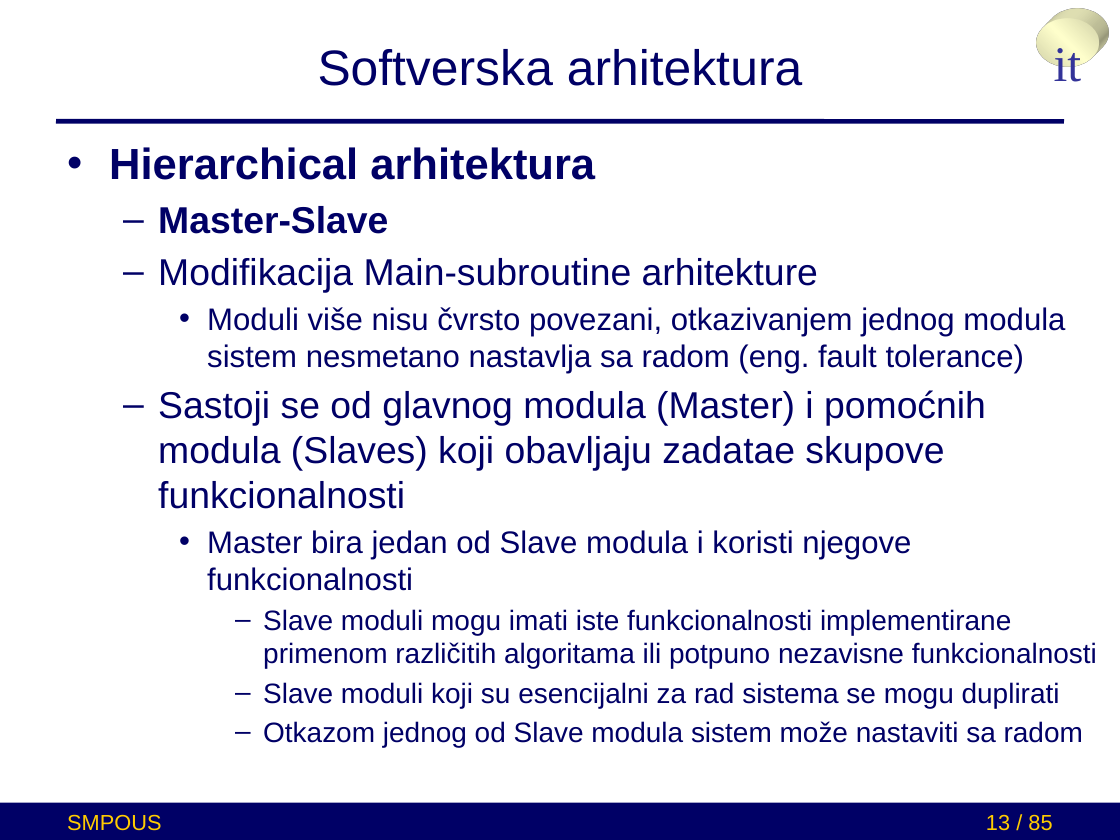
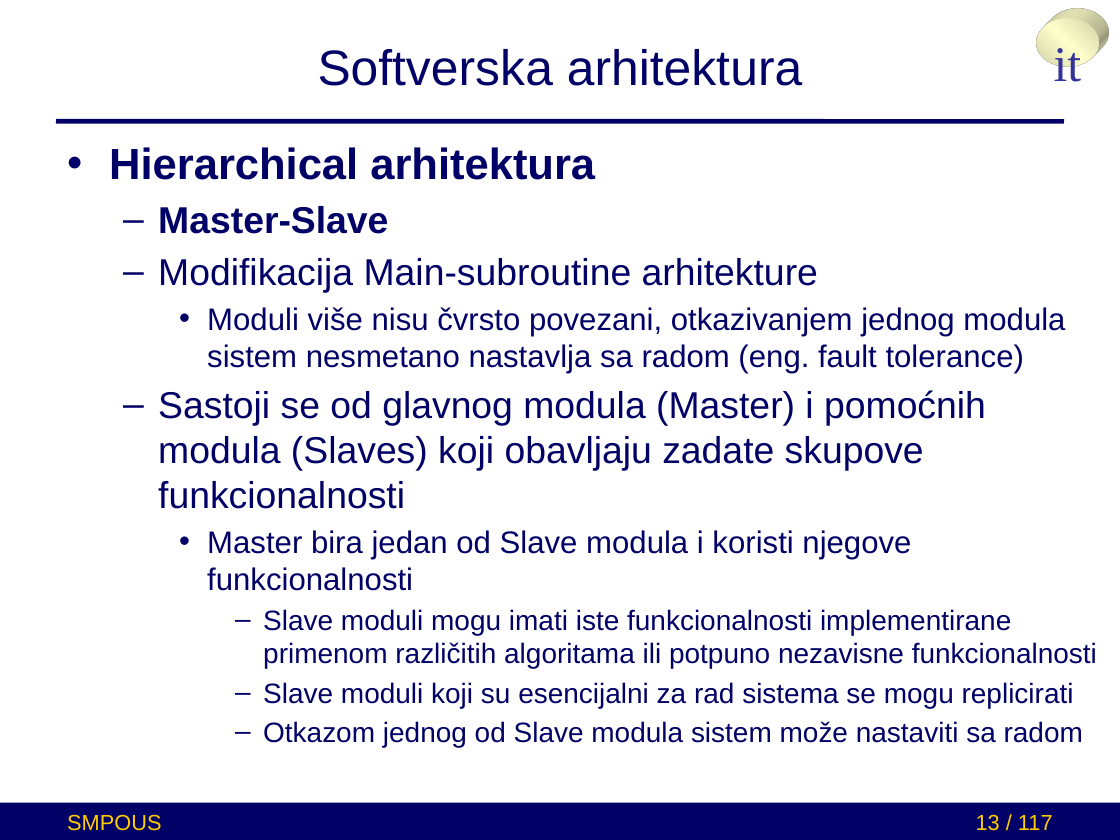
Before and after one commit to brankoterzic/SMPUOS-example-project, a slide deck: slide 13 of presentation_ppx/microservices.pptx. Drawn at 1120x840 pixels with LibreOffice and Linux fonts; fonts in the diff are those of the drawing. Boxes give left, top, right and bottom in pixels: in the first picture for what was removed or moved away, otherwise in the second. Text is boxed around its words. In the diff, an @@ line names an element or a change of style, - is before the commit and + after.

```diff
--- a/presentation_ppx/microservices.pptx
+++ b/presentation_ppx/microservices.pptx
@@ text at [158, 390, 986, 509]: text changed @@
-  – Sastoji se od glavnog modula (Master) i pomoćnih modula (Slaves) koji obavljaju zadatae skupove funkcionalnosti
+  – Sastoji se od glavnog modula (Master) i pomoćnih modula (Slaves) koji obavljaju zadate skupove funkcionalnosti
@@ text at [263, 682, 1074, 708]: text changed @@
-      – Slave moduli koji su esencijalni za rad sistema se mogu duplirati
+      – Slave moduli koji su esencijalni za rad sistema se mogu replicirati
@@ page number at [976, 814, 1053, 831]: text changed @@
-13 / 85
+13 / 117
```
Also in this commit, not shown: 90 other slides changed, 1 slide added, 1 slide removed.
